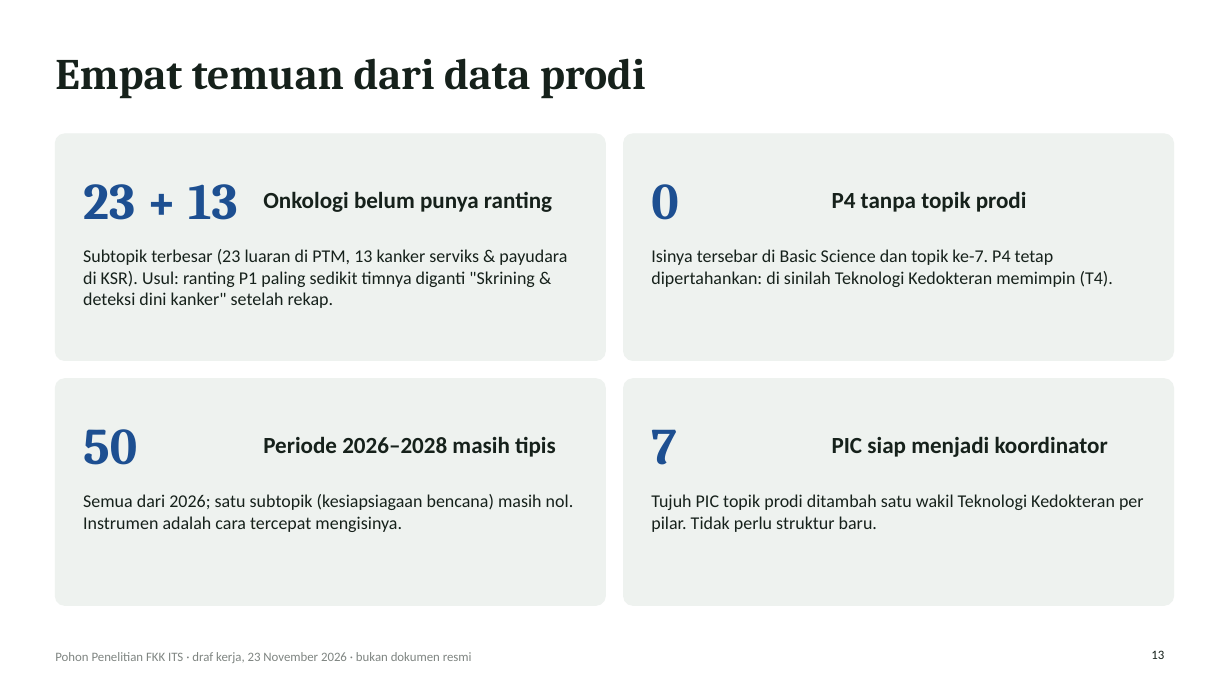
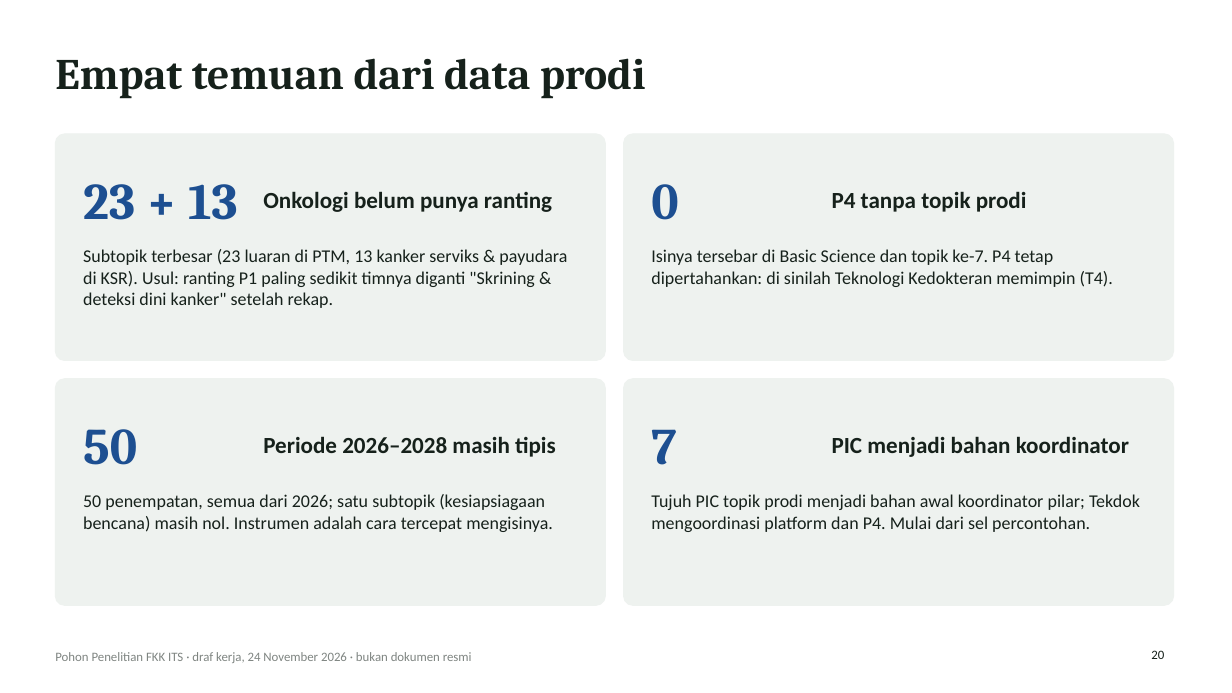
Before and after one commit to anakwirayuda-eng/desa-binaan-dashboard, a slide deck: slide 20 of output/PAPARAN_POHON_PENELITIAN_FKK_ITS.pptx (slide 13 before the commit). Drawn at 1232x693 pixels with LibreOffice and Linux fonts; fonts in the diff are those of the drawing. Boxes give left, top, right and bottom in pixels: in the first picture for what was removed or moved away, otherwise in the second. Text is boxed around its words. In the diff, an @@ line names an element or a change of style, - is before the commit and + after.

```diff
--- a/output/PAPARAN_POHON_PENELITIAN_FKK_ITS.pptx
+++ b/output/PAPARAN_POHON_PENELITIAN_FKK_ITS.pptx
@@ text at bbox=[832, 436, 1129, 457]: text changed @@
-PIC siap menjadi koordinator
+PIC menjadi bahan koordinator
@@ text at bbox=[83, 494, 553, 532]: text changed @@
-Semua dari 2026; satu subtopik (kesiapsiagaan bencana) masih nol. Instrumen adalah cara tercepat mengisinya.
+50 penempatan, semua dari 2026; satu subtopik (kesiapsiagaan bencana) masih nol. Instrumen adalah cara tercepat mengisinya.
@@ text at bbox=[651, 494, 1140, 532]: text changed @@
-Tujuh PIC topik prodi ditambah satu wakil Teknologi Kedokteran per pilar. Tidak perlu struktur baru.
+Tujuh PIC topik prodi menjadi bahan awal koordinator pilar; Tekdok mengoordinasi platform dan P4. Mulai dari sel percontohan.
@@ text at bbox=[55, 652, 472, 663]: text changed @@
-Pohon Penelitian FKK ITS · draf kerja, 23 November 2026 · bukan dokumen resmi
+Pohon Penelitian FKK ITS · draf kerja, 24 November 2026 · bukan dokumen resmi
@@ page number at bbox=[1151, 650, 1164, 659]: text changed @@
-13
+20
```
Also in this commit, not shown: 20 other slides changed, 2 slides added, 17 other files.
